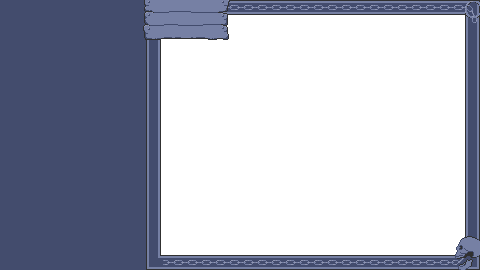
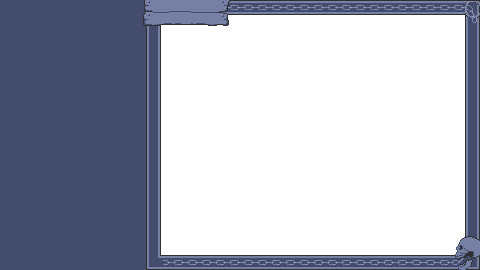
Layered file, before and after one edit (480×270). Changes by layer:
added group "signs" with 2 layers above "right merged" over (143, 4, 229, 40)
added layer "right side sign 2" in group "signs" over (143, 4, 229, 26)
renamed "right side sign" to "right side sign 3", hid it, moved it into group "signs" over (143, 4, 229, 40)
